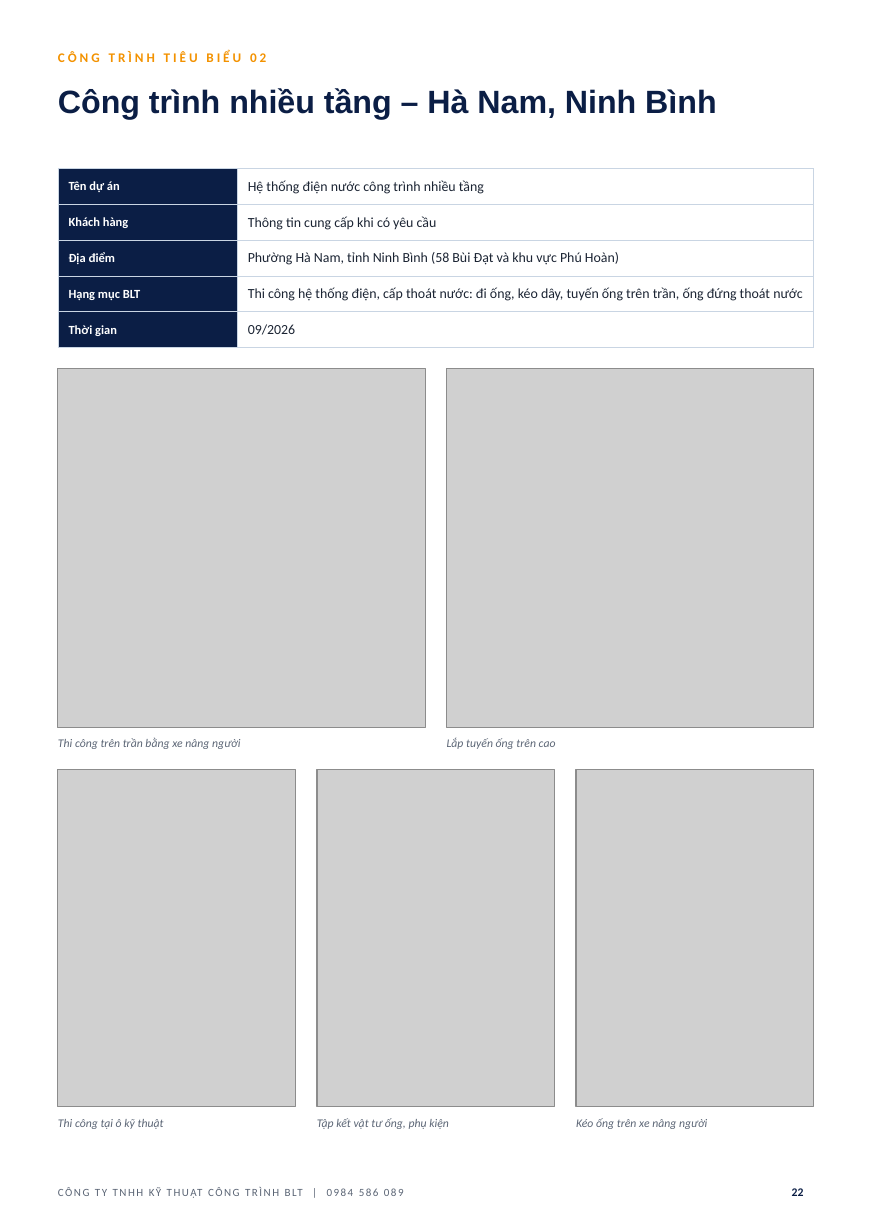
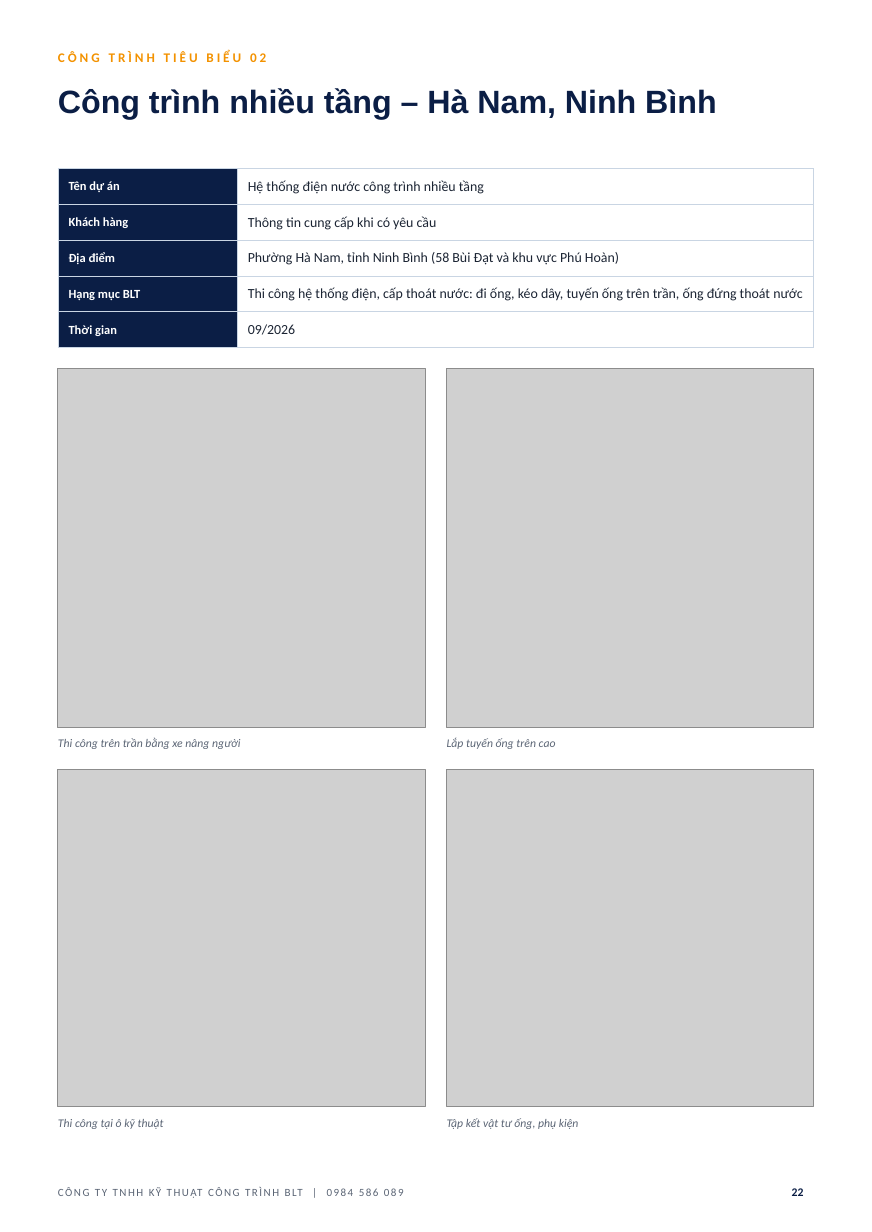
Before and after one commit to haquyenkl2-sys/C-NG-TY-CP-TH-NG-M-I-T-NG-H-P-MINH-PH-T, a slide deck: slide 22 of ho-so-nang-luc-BLT/HO_SO_NANG_LUC_BLT.pptx. Drawn at 872x1232 pixels with LibreOffice and Linux fonts; fonts in the diff are those of the drawing; grey boxes stand for pictures; background and template pictures are left out. Boxes give left, top, right and bottom in pixels: in the first picture for what was removed or moved away, otherwise in the second. Text is boxed around its words. In the diff, an @@ line names an element or a change of style, - is before the commit and + after.

```diff
--- a/ho-so-nang-luc-BLT/HO_SO_NANG_LUC_BLT.pptx
+++ b/ho-so-nang-luc-BLT/HO_SO_NANG_LUC_BLT.pptx
@@ picture: place and size @@
-picture at (58,770,296,1107)
+picture at (58,770,425,1107)
@@ picture removed at (317,770,556,1107) @@
@@ picture: place and size @@
-picture at (576,770,814,1107)
+picture at (447,770,814,1107)
@@ text "Tập kết vật tư ống, ...": place and size @@
-text "Tập kết vật tư ống, ..." at (317,1118,449,1129)
+text "Tập kết vật tư ống, ..." at (447,1118,579,1129)
@@ text removed at (576,1118,707,1129) @@
-Kéo ống trên xe nâng người
```
Also in this commit, not shown: 18 other slides changed, 4 other files.
